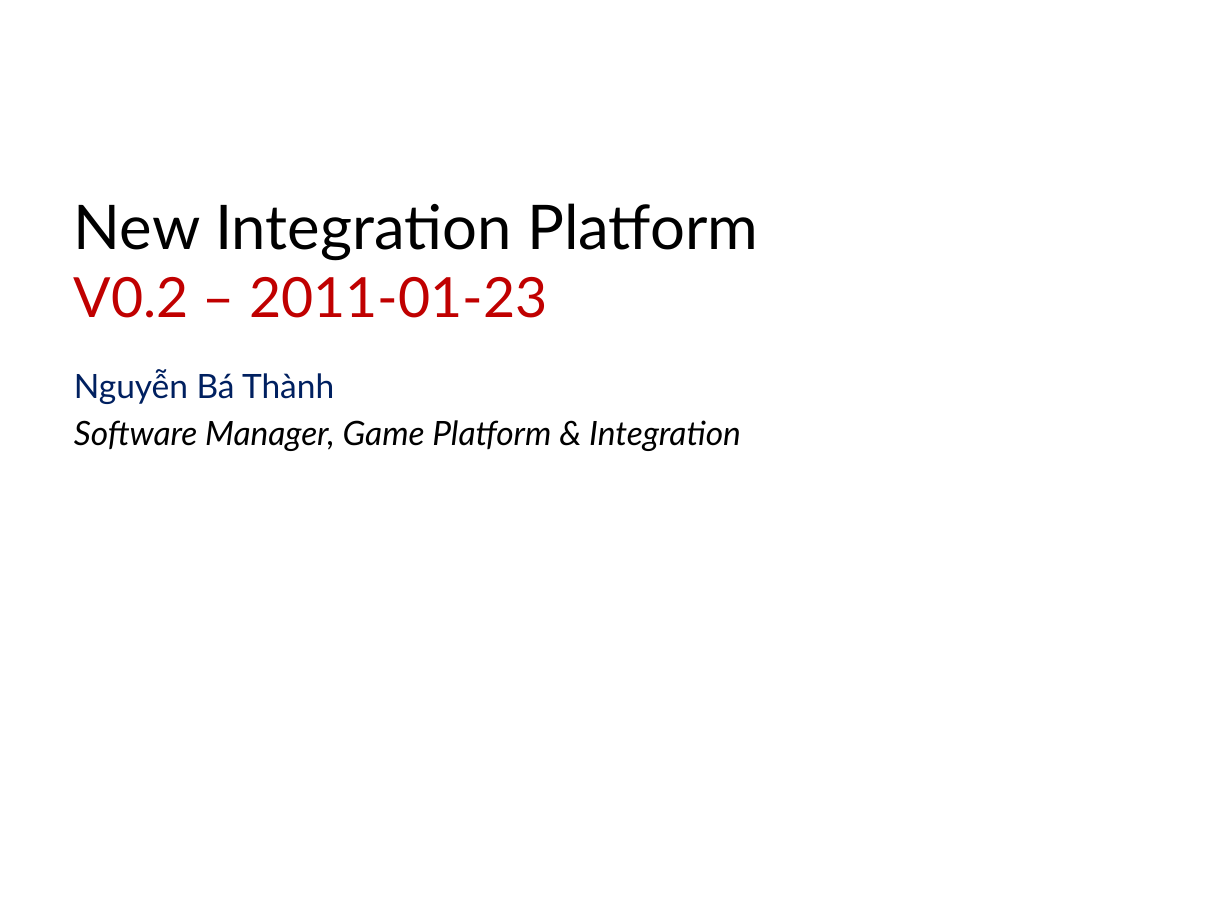
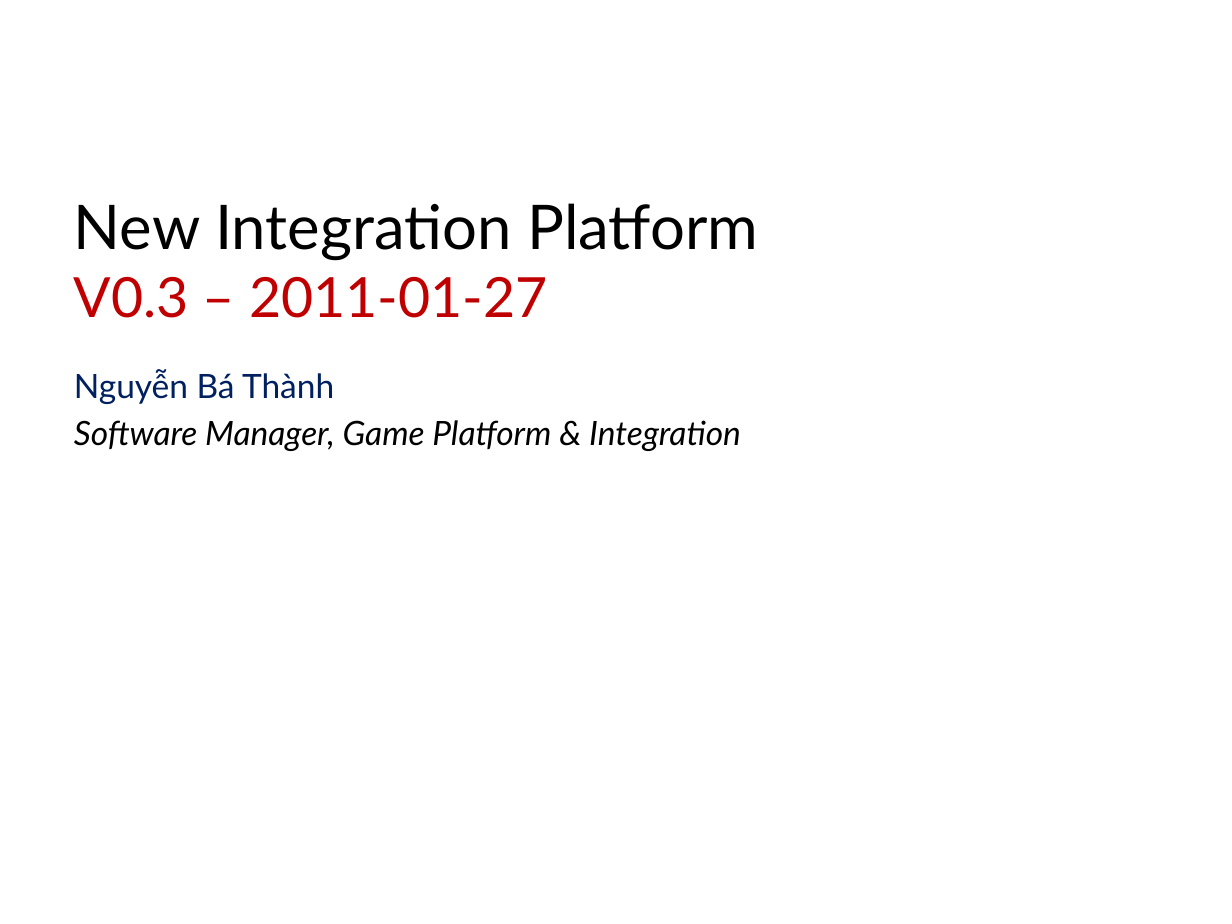
Before and after one commit to btnguyen2k/btnguyen2k-personal, a slide deck: slide 1 of vng-ip/NewIP/docs/Design/NewIP.pptx. Drawn at 1232x924 pixels with LibreOffice and Linux fonts; fonts in the diff are those of the drawing; background and template pictures are left out. Boxes give left, top, right and bottom in pixels: in the first picture for what was removed or moved away, otherwise in the second. Text is boxed around its words. In the diff, an @@ line names an element or a change of style, - is before the commit and + after.

```diff
--- a/vng-ip/NewIP/docs/Design/NewIP.pptx
+++ b/vng-ip/NewIP/docs/Design/NewIP.pptx
@@ title at [74, 203, 758, 318]: text changed @@
-New Integration Platform
-V0.2 – 2011-01-23
+New Integration Platform
+V0.3 – 2011-01-27
```
Also in this commit, not shown: 4 other slides changed, 1 slide added, 2 other files.
